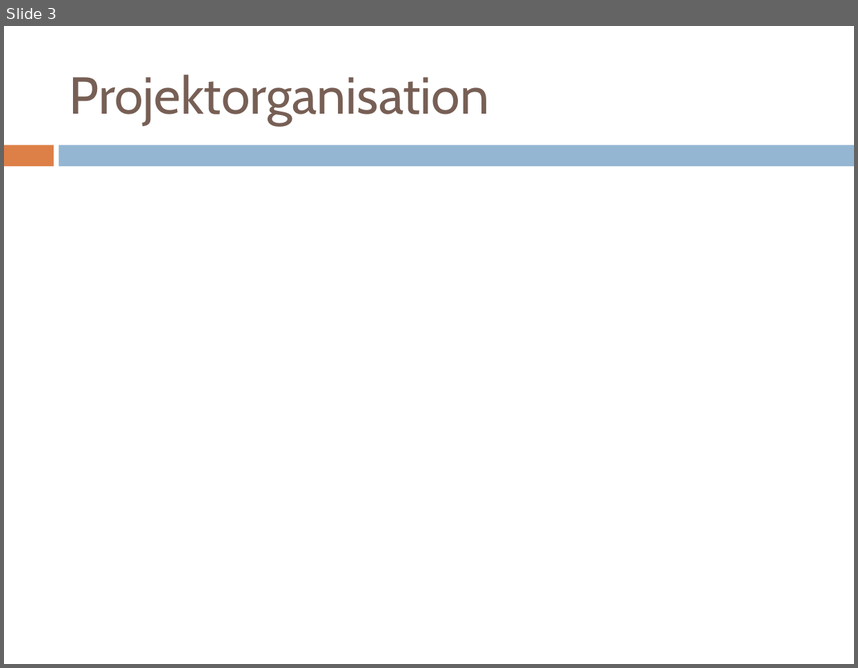
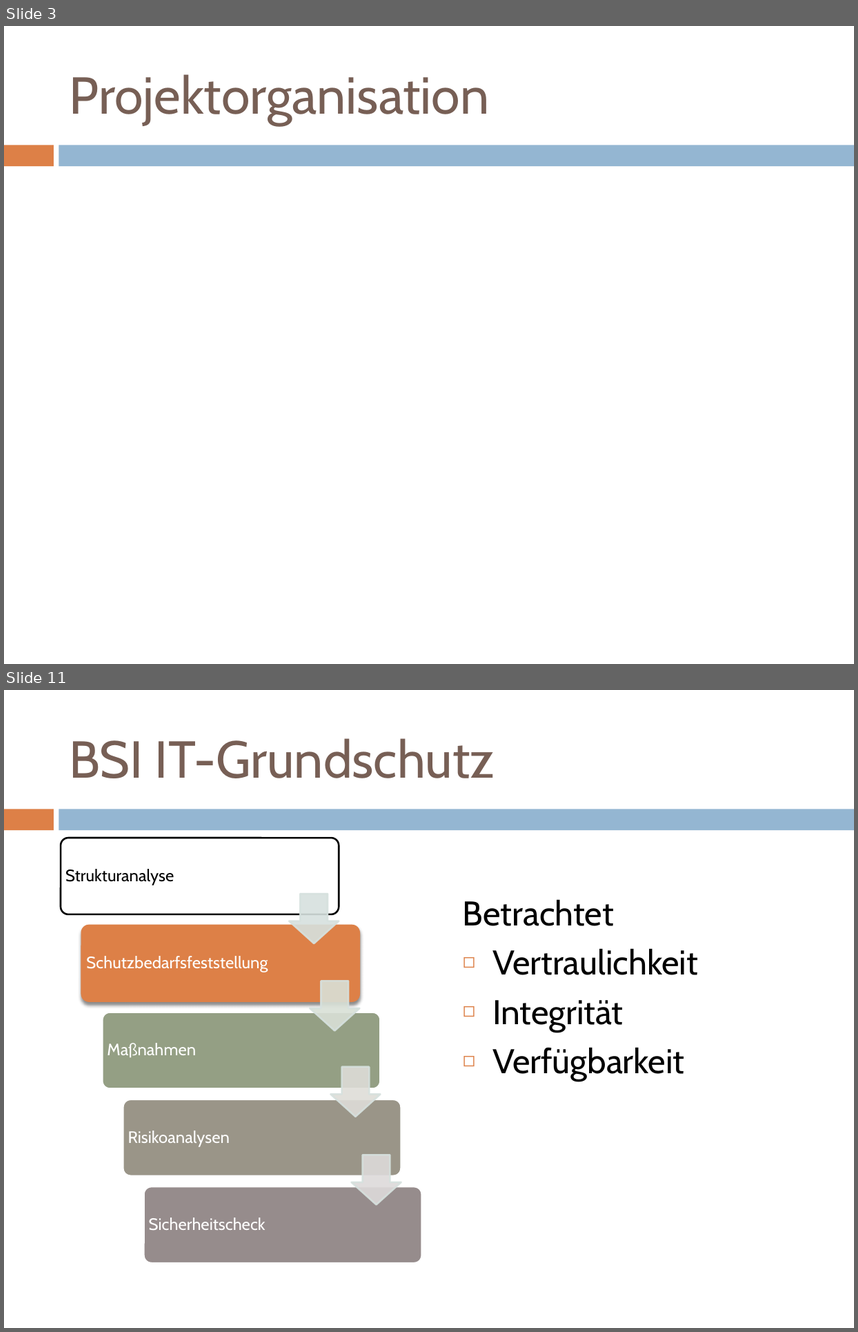
Before and after one commit to mvw/Wilddiebe10, a slide deck: keynote/praesentation.pptx. Shown one above the other, each under a label of ours: slide 3 before the commit, slides 3 and 11 after it; the slides between them are not shown. The pictures are 858x668 and 858x1332 pixels, drawn with LibreOffice and Linux fonts; fonts in the diff are those of the drawing. Boxes give left, top, right and bottom in pixels: in the first picture for what was removed or moved away, otherwise in the second. Text is boxed around its words. In the diff, an @@ line names an element or a change of style, - is before the commit and + after.

```diff
--- a/keynote/praesentation.pptx
+++ b/keynote/praesentation.pptx
@@ slide 11 added at (4, 690, 854, 1328), background #FFFFFF; not listed: 2 template elements that a slide beside it also shows @@
@@ title added at (69, 738, 495, 778), 44 pt, text #775F55 @@
+BSI IT-Grundschutz
@@ text added at (463, 899, 698, 1081), 29 pt, text #000000 @@
+Betrachtet
+◻ Vertraulichkeit
+◻ Integrität
+◻ Verfügbarkeit
@@ group added at (61, 838, 421, 1263): 5 rounded rectangles, 5 texts, 4 down arrows @@
+Strukturanalyse
+Schutzbedarfsfeststellung
+Maßnahmen
+Risikoanalysen
+Sicherheitscheck
```
Also in this commit, not shown: 7 slides changed, 14 other slides added, 1 slide removed, 1 other file.
